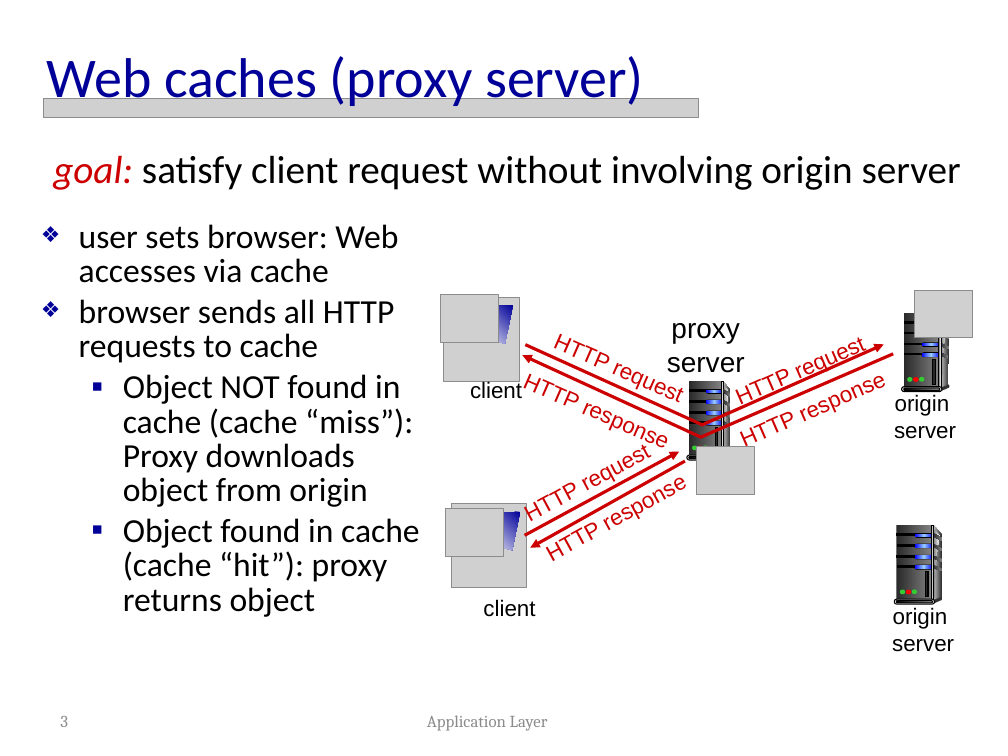
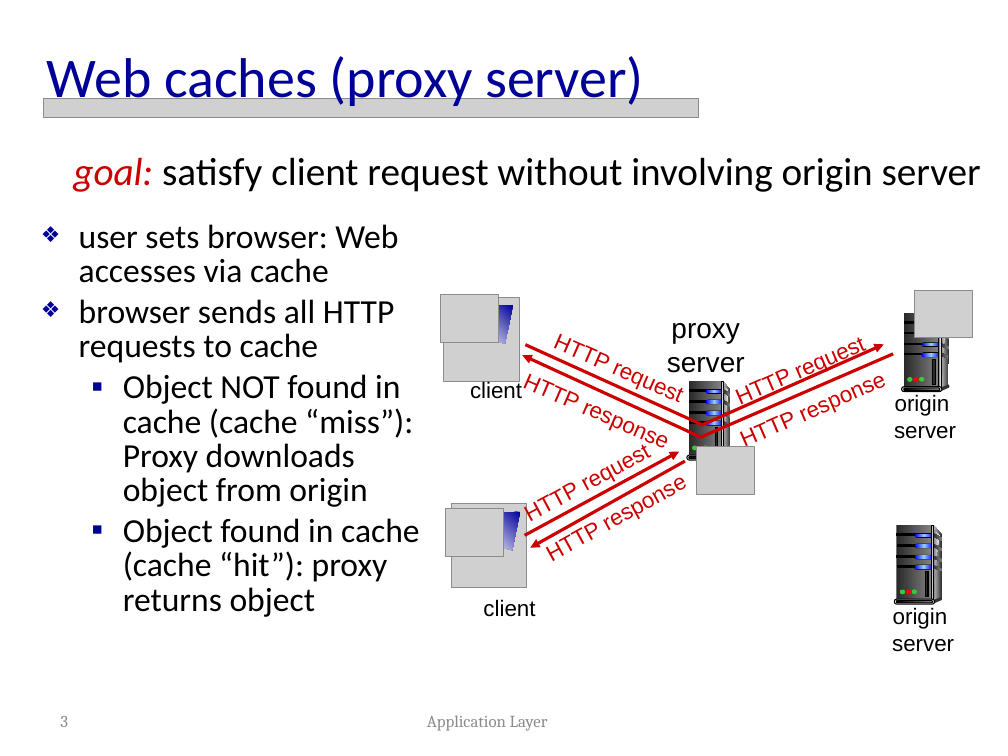
Before and after one commit to guiwecgdiu/UniversityOfBristol, a slide deck: slide 3 of Networked System and Applications/week 16/EENGM0009-2-10-Application Layer-HTTP Caching(1).pptx. Drawn at 1008x756 pixels with LibreOffice and Linux fonts; fonts in the diff are those of the drawing; grey boxes stand for pictures. Boxes give left, top, right and bottom in pixels: in the first picture for what was removed or moved away, otherwise in the second. Text is boxed around its words. In the diff, an @@ line names an element or a change of style, - is before the commit and + after.

```diff
--- a/Networked System and Applications/week 16/EENGM0009-2-10-Application Layer-HTTP Caching(1).pptx
+++ b/Networked System and Applications/week 16/EENGM0009-2-10-Application Layer-HTTP Caching(1).pptx
@@ text "goal: satisfy client request without ...": place and size @@
-text "goal: satisfy client request without ..." at [53,155,961,190]
+text "goal: satisfy client request without ..." at [73,157,981,192]
```
Also in this commit, not shown: 2 other slides changed, 35 other files.
